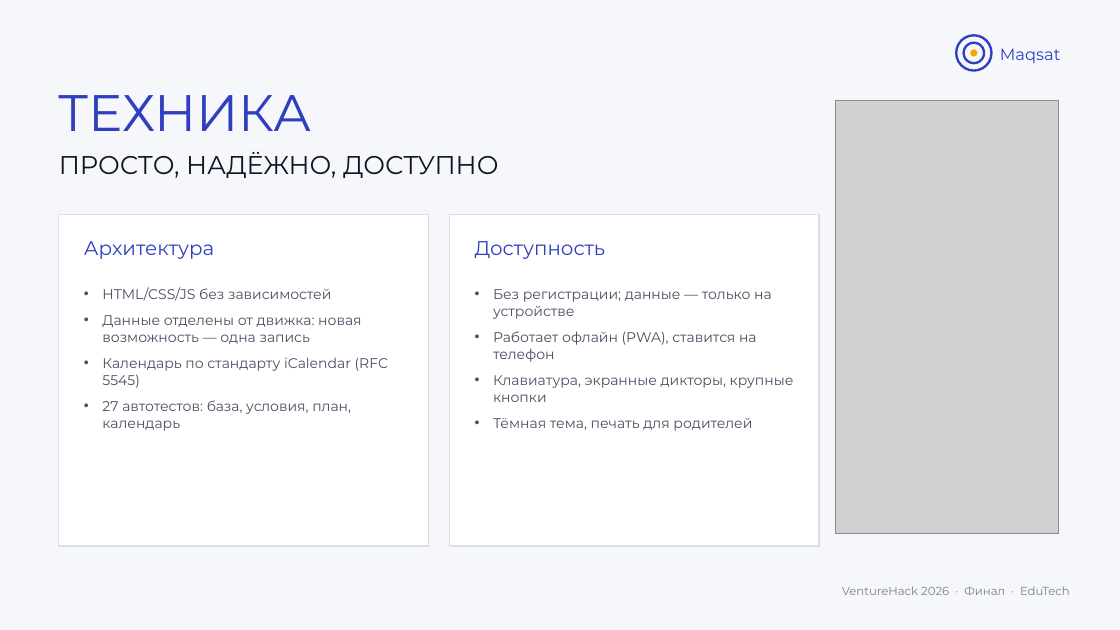
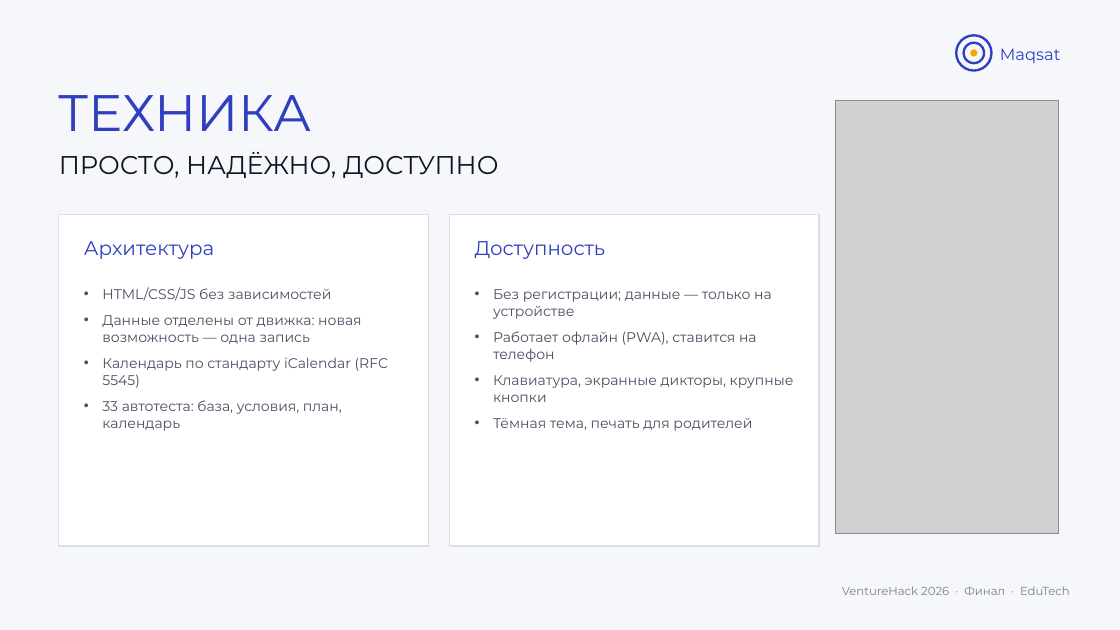
Before and after one commit to sas1k00/hackatonishe, a slide deck: slide 10 of docs/Maqsat_VentureHack2026_Final.pptx. Drawn at 1120x630 pixels with LibreOffice and Linux fonts; fonts in the diff are those of the drawing; grey boxes stand for pictures. Boxes give left, top, right and bottom in pixels: in the first picture for what was removed or moved away, otherwise in the second. Text is boxed around its words. In the diff, an @@ line names an element or a change of style, - is before the commit and + after.

```diff
--- a/docs/Maqsat_VentureHack2026_Final.pptx
+++ b/docs/Maqsat_VentureHack2026_Final.pptx
@@ text at (102,400,342,431): text changed @@
-• 27 автотестов: база, условия, план, календарь
+• 33 автотеста: база, условия, план, календарь
```
Also in this commit, not shown: 1 other slide changed, 8 other files.
